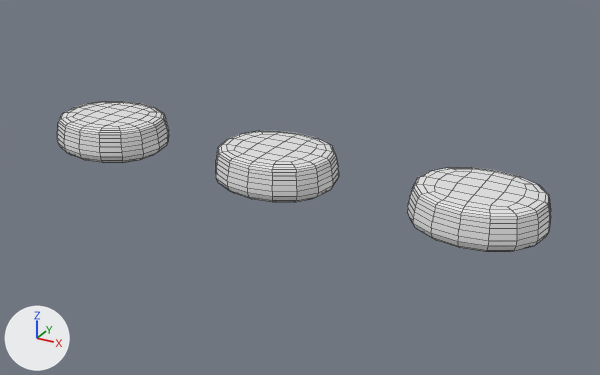
One commit to the Blender file visualiser/Assets/Model/puzzle.blend: the scene before it, then after it.
Before and after are seen from a camera (50 mm lens) standing at (2.27, -9.09, 1.48) and looking at (0.15, -5.23, -0.45). Arrows for +X, +Y and +Z are at lower left; the lights stay in place. Mesh edges are drawn as thin lines. The same objects are shown in both versions, whatever each file hides.

Objects in the first picture: 'ButtonNext', 'ButtonNext.001', 'ButtonPlay'.
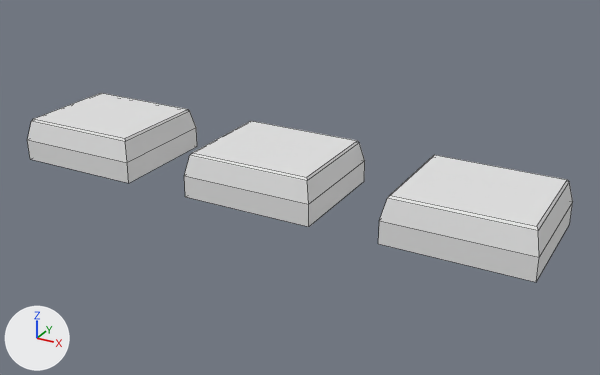
Where the change shows, as pixel boxes [x1, y1, x2, y2] in the pictures (600 x 375 px):
'ButtonNext.001', modifiers changed (35% wider, 49% taller): before [407, 167, 551, 252]; after [378, 155, 573, 282]
'ButtonNext', modifiers changed (47% wider, 49% taller): before [216, 131, 339, 202]; after [184, 121, 365, 227]
'ButtonPlay', modifiers changed (51% wider, 44% taller): before [57, 101, 169, 163]; after [27, 93, 197, 183]

What changed in the scene script:
```text
Change ob_buttonplay:
    remove _m = ob_buttonplay.modifiers.new('Subsurf', 'SUBSURF')
    remove _m.levels = 0
Change ob_buttonnext:
    remove _m = ob_buttonnext.modifiers.new('Subsurf', 'SUBSURF')
    remove _m.levels = 0
Change ob_buttonnext_001:
    remove _m = ob_buttonnext_001.modifiers.new('Subsurf', 'SUBSURF')
    remove _m.levels = 0
```
